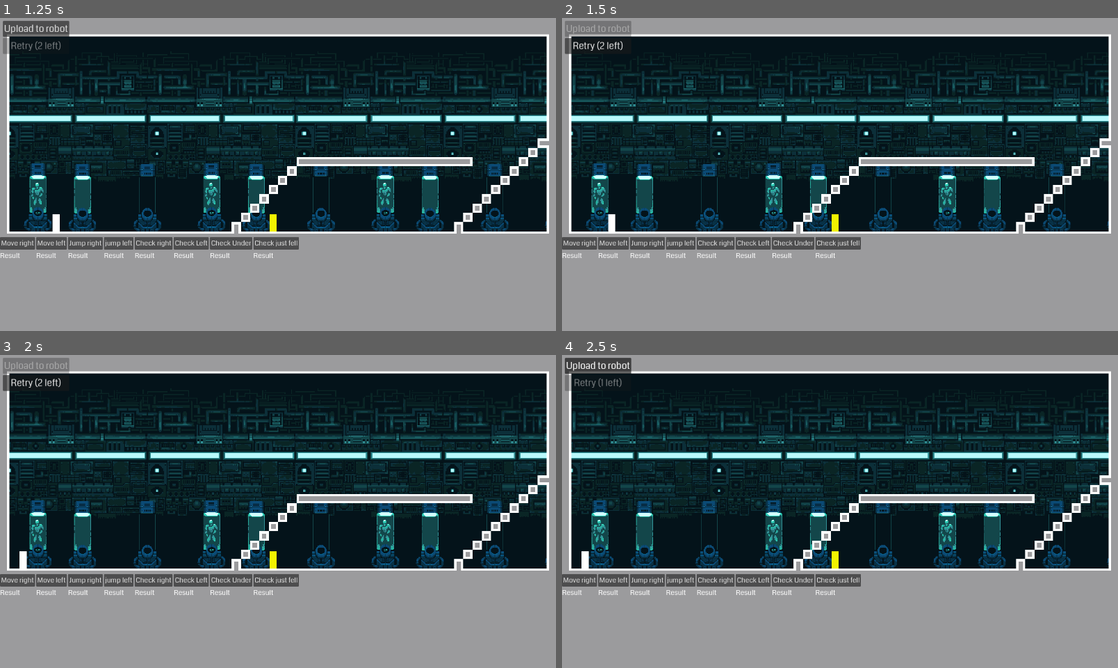
Above: before the commit, frames 1-4 (two rows, left to right).
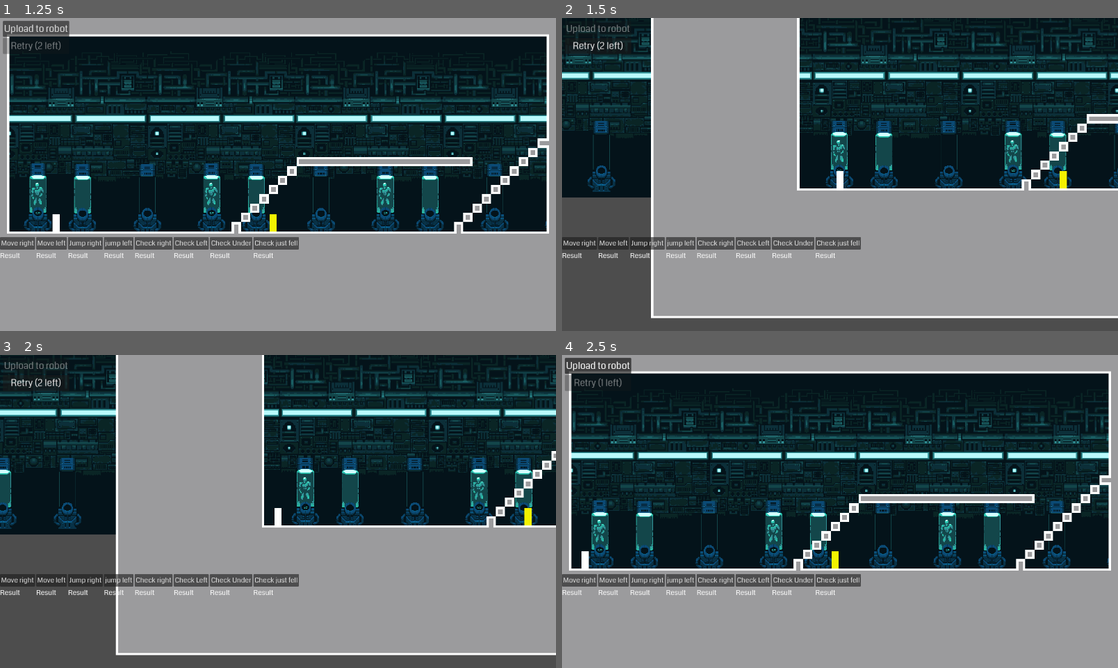
Above: after the commit, the same moments.

Repository: Gromnax/ProxyMaCentauri
Game: Godot game, scene res://Game.tscn
The game is run twice, just before and just after one commit, with the same random seed, the same clock (stepped at 60 frames per second) and the same inputs.
Inputs (mouse positions are in pixels of both pictures, inside the frame that each line leads up to):
- Up to frame 1 (1.25 s): click (278, 215) at 0.5 s
- Up to frame 2 (1.5 s): click "Upload to robot" at 1.25 s
- Up to frame 3 (2 s): no input
- Up to frame 4 (2.5 s): click "Retry (2 left)" at 2 s

Frame 1 is identical in both runs. In frame 2, 57% of the frame differs, in the area x 0-100%, y 0-100%; in frame 3, 58%; in frame 4, nothing differs.
Error before the commit: Invalid assignment of property or key 'enabled' with value of type 'bool' on a base object of type 'null instance'. (res://Levels/level.gd:25)

Commit message:
fix refacto

Diff:
--- a/Levels/level.gd
+++ b/Levels/level.gd
@@ -22,7 +22,7 @@
 	phase_changed.emit(current_phase)
 	$CanvasLayer/Control/PanelContainer/VBoxContainer/ButtonRetry.disabled = false
 	$CanvasLayer/Control/PanelContainer/VBoxContainer/ButtonStart.disabled = true
-	$CharacterPlayer/Camera2D.enabled = true
+	$Robot/Camera2D.enabled = true
 	$Camera2DOverview.enabled = false
 
 func _on_button_retry_pressed() -> void:
@@ -31,7 +31,7 @@
 	phase_changed.emit(current_phase)
 	$CanvasLayer/Control/PanelContainer/VBoxContainer/ButtonRetry.disabled = true
 	$CanvasLayer/Control/PanelContainer/VBoxContainer/ButtonStart.disabled = false
-	$CharacterPlayer/Camera2D.enabled = false
+	$Robot/Camera2D.enabled = false
 	$Camera2DOverview.enabled = true
 
 func update_ui_retry():
Not shown, added: .DS_Store
